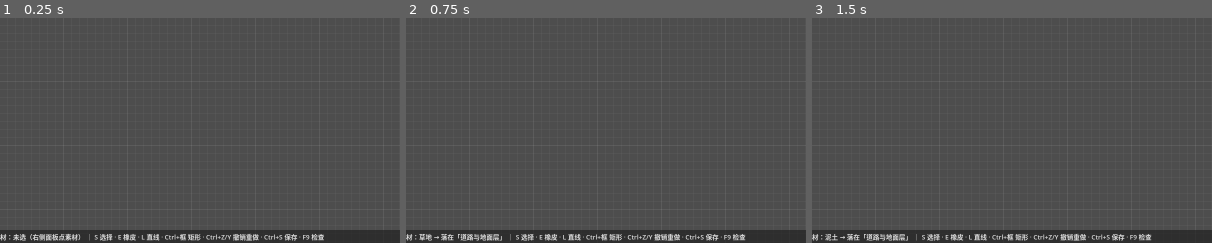
Above: before the commit, frames 1-3 (left to right).
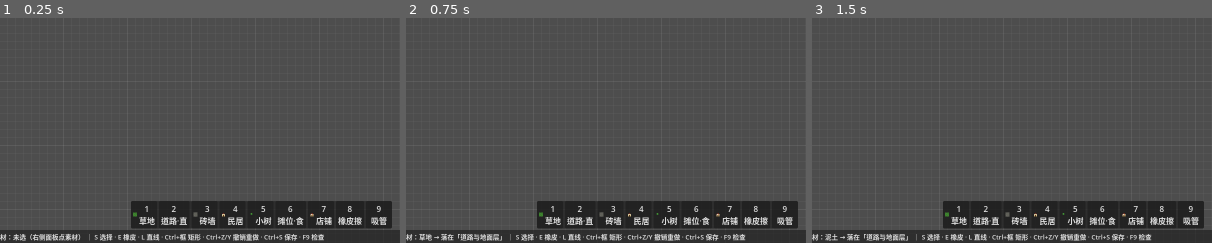
Above: after the commit, the same moments.

Repository: Xeehho/tilemason
Game: Godot game, scene res://scenes/main.tscn
Same seed, same stepped clock (60 frames per second), same inputs: the game is played once before the commit and once after it.
Inputs (mouse positions are % of the whole screen's width and height, from its top left):
- Up to frame 1 (0.25 s): no input
- Up to frame 2 (0.75 s): click (86, 4) at 0.52 s
- Up to frame 3 (1.5 s): click (90, 4) at 1.27 s
The pictures show only the part of the screen within x 18-68%, y 50-100%; the shares and areas given below are measured in that part.

The runs differ from the first frame. In frame 1, 7.5% of the frame differs, in the area x 32-98%, y 81-94%; in frame 2, 7.5%; in frame 3, 7.5%.

Commit message:
feat: 底部快捷栏——数字键 1-9 秒选素材与工具（P3·§6.2）
- 新增 Hotbar（src/ui/hotbar.gd）：底部居中悬于状态栏上方，9 槽
  1-7 素材位（缩略图图标+序号+名称，默认绑演示包常用七件）、
  8 橡皮擦（与 E 同一切换）、9 吸管使用提示
- 数字键与点击同通道 _hotbar_activate；素材位走面板选中链路
  （选中态/状态栏/预览全联动）
- 截图像素取证：快捷栏带 35% 非背景结构+图标文字像素，位置正确
- 验证：check-only 全 0、冒烟通过、截图像素 9/9 重跑

Co-authored-by: GLM <noreply@z.ai>

Diff:
--- a/src/main.gd
+++ b/src/main.gd
@@ -39,6 +39,12 @@
 var _footprint_preview: RectPreview ## 占格范围框（多格物件预览时显示覆盖区域，design.md §4/§8）
 var _footprint_demo_lock := false ## 截图取证：锁定固定范围框，跳过 _process 的鼠标跟随
 var _bucket_mode := false ## G 键油漆桶（design.md §2.2）：左键填充连通同素材区域
+var _hotbar: Hotbar ## 底部快捷栏（design.md §6.2）
+const HOTBAR_DEFAULT: Array = [ ## 1-7 素材位默认绑定（随演示包；用户素材包就位后可扩展自定义）
+	"demo/tiles/grass.png", "demo/tiles/road_h.png", "demo/tiles/wall_brick.png",
+	"demo/props/house.png", "demo/props/tree_small.png", "demo/props/stall_red.png",
+	"demo/props/house_shop.png",
+]
 var _selection := Selection.new() ## 选区（S 选择模式）
 var _select_mode := false ## S 键切换：框选/移动物件（design.md §2.1/§7）
 var _marqueeing := false ## 框选拖动进行中
@@ -78,6 +84,7 @@
 
 	_build_layer_panel()
 	_build_status_bar()
+	_build_hotbar()
 	_connect_status_signals()
 	_setup_autosave()
 	refresh_status()
@@ -203,6 +210,8 @@
 			_toggle_line_mode()
 		elif key.keycode == KEY_G and not key.ctrl_pressed:
 			_toggle_bucket_mode()
+		elif key.keycode >= KEY_1 and key.keycode <= KEY_9:
+			_hotbar_activate(key.keycode - KEY_1)
 		elif key.keycode == KEY_ESCAPE:
 			_exit_select_mode()
 			_exit_line_mode()
@@ -740,6 +749,37 @@
 				cells[layer_id] = coords
 	_apply_selection(ids, cells)
 
+## 底部快捷栏（design.md §6.2）：居中悬于状态栏上方
+func _build_hotbar() -> void:
+	var layer_ui := CanvasLayer.new()
+	layer_ui.layer = 10
+	add_child(layer_ui)
+	_hotbar = Hotbar.new()
+	_hotbar.setup(_library, HOTBAR_DEFAULT)
+	_hotbar.slot_activated.connect(_hotbar_activate)
+	layer_ui.add_child(_hotbar)
+	_hotbar.anchor_left = 0.5
+	_hotbar.anchor_right = 0.5
+	_hotbar.anchor_top = 1.0
+	_hotbar.anchor_bottom = 1.0
+	_hotbar.offset_left = -250
+	_hotbar.offset_right = 250
+	_hotbar.offset_top = -84
+	_hotbar.offset_bottom = -30
+
+## 槽位激活：1-7 选素材、8 橡皮擦、9 吸管提示
+func _hotbar_activate(index: int) -> void:
+	match index:
+		7:
+			_toggle_eraser()
+		8:
+			print("[TileMason] 吸管：在画布上直接右键即可吸取素材")
+		_:
+			var asset_id := _hotbar.binding_asset_id(index)
+			if asset_id.is_empty():
+				return
+			_panel.select_asset(asset_id) # 走面板选中链路（信号回写选中+状态栏）
+
 ## 油漆桶（design.md §2.2 油漆桶填充）：连通同素材区域整体替换，整段单命令
 func _toggle_bucket_mode() -> void:
 	_bucket_mode = not _bucket_mode
--- /dev/null
+++ b/src/ui/hotbar.gd
@@ -0,0 +1,62 @@
+class_name Hotbar
+extends PanelContainer
+## 快捷栏（design.md §6.2）：底部 1-9 数字键位，常用素材/工具一键可达
+## 1-7 素材位（缩略图+序号），8 橡皮擦，9 吸管提示；全部节点动态创建
+
+signal slot_activated(index: int) ## 点击槽位（数字键由 main 转发同一信号）
+
+const SLOT_SIZE := 52
+
+var _library: AssetLibrary
+var _slots: Array = [] # Control
+var _bindings: Array = ["", "", "", "", "", "", "", ""] # 1-7 素材 id；8/9 为工具位
+
+func setup(lib: AssetLibrary, bindings: Array) -> void:
+	_library = lib
+	_bindings = bindings
+	for child in get_children():
+		child.queue_free()
+	_slots.clear()
+	var row := HBoxContainer.new()
+	row.add_theme_constant_override("separation", 4)
+	row.set_anchors_preset(Control.PRESET_FULL_RECT)
+	add_child(row)
+	for i in 9:
+		var slot := _make_slot(i)
+		_slots.append(slot)
+		row.add_child(slot)
+
+func _make_slot(index: int) -> Control:
+	var slot := Button.new()
+	slot.custom_minimum_size = Vector2(SLOT_SIZE, SLOT_SIZE)
+	slot.tooltip_text = "快捷键 %d" % (index + 1)
+	slot.pressed.connect(func() -> void: slot_activated.emit(index))
+	match index:
+		7:
+			slot.text = "8\n橡皮擦"
+			slot.tooltip_text = "8 橡皮擦（E 同）"
+		8:
+			slot.text = "9\n吸管"
+			slot.tooltip_text = "9 吸管（=右键吸取画布素材）"
+		_:
+			var asset_id: String = _bindings[index] if index < _bindings.size() else ""
+			if asset_id.is_empty():
+				slot.text = str(index + 1)
+			else:
+				var asset := _library.get_asset(asset_id)
+				if asset.is_empty():
+					slot.text = str(index + 1)
+				else:
+					slot.text = "%d\n%s" % [index + 1, str(asset["name"])]
+					var tex := _library.load_texture(asset_id)
+					if tex != null:
+						slot.icon = tex
+						slot.expand_icon = true
+						slot.custom_minimum_size = Vector2(SLOT_SIZE, SLOT_SIZE)
+	return slot
+
+## 素材位（1-7）绑定的素材 id
+func binding_asset_id(index: int) -> String:
+	if index >= 7 or index >= _bindings.size():
+		return ""
+	return str(_bindings[index])
Not shown, added: src/ui/hotbar.gd.uid
